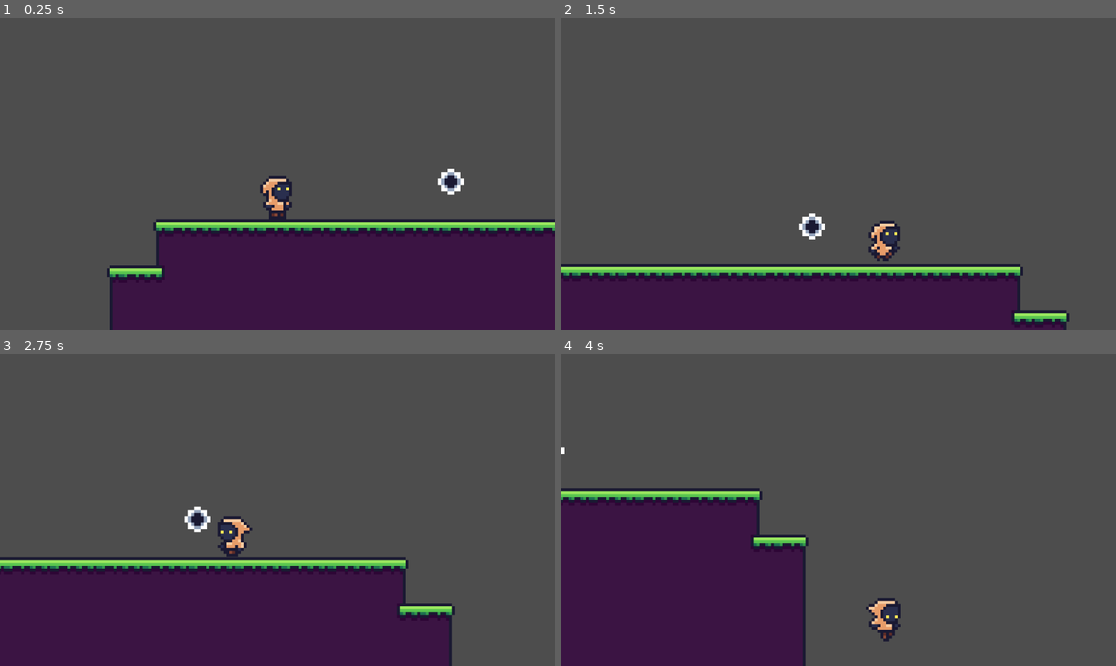
Above: before the commit, frames 1-4 (two rows, left to right).
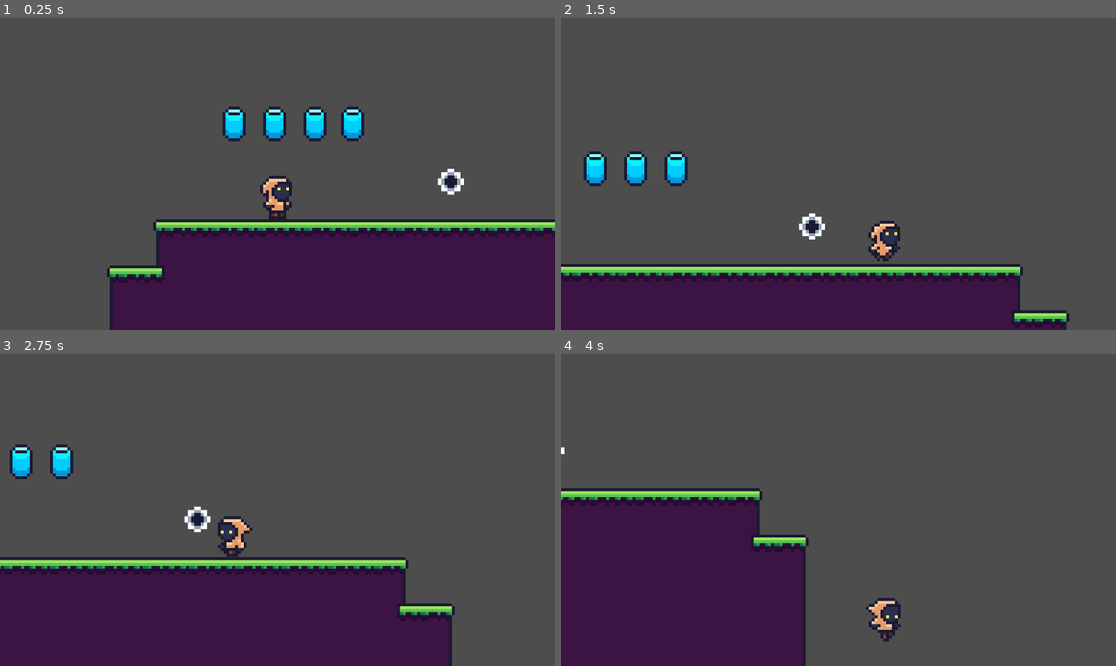
Above: after the commit, the same moments.

Repository: jvifanger/primeiro-jogo-teste
Game: Godot game, scene res://Assets/Scenes/Area functionality/area_template.tscn
Two runs of this game, one before a commit and one after it. Both use one fixed random seed, a clock stepped at 60 frames per second and the inputs below. This scene is started directly instead of the project's main scene.
Inputs:
- Up to frame 1 (0.25 s): no input
- Up to frame 2 (1.5 s): hold D (move_right) from 0.53 s (still down); tap Space (jump) at 0.77 s
- Up to frame 3 (2.75 s): tap Space (jump) at 1.52 s; release D (move_right) at 2.03 s; hold A (move_left) from 2.03 s (still down)
- Up to frame 4 (4 s): release A (move_left) at 2.78 s; hold D (move_right) from 2.78 s (still down); tap Space (jump) at 3.02, 3.77 s

The runs differ from the first frame. In frame 1, 1.6% of the frame differs, in the area x 40-66%, y 28-40%; in frame 2, 1.2%; in frame 3, 0.8%; in frame 4, nothing differs.

Commit message:
Coletáveis
Adicionei alguns coletáveis para o portal poder abrir e passar de level

Diff:
--- a/Assets/Scenes/Area functionality/area_exit.tscn
+++ b/Assets/Scenes/Area functionality/area_exit.tscn
@@ -6,7 +6,7 @@
 [sub_resource type="CircleShape2D" id="CircleShape2D_vf3y3"]
 radius = 13.0
 
-[node name="AreaExit" type="Area2D" node_paths=PackedStringArray("sprite")]
+[node name="AreaExit" type="Area2D" node_paths=PackedStringArray("sprite") groups=["area_exits"]]
 collision_layer = 65536
 script = ExtResource("1_vf3y3")
 sprite = NodePath("Sprite2D")
--- a/Assets/Scenes/Area functionality/area_template.tscn
+++ b/Assets/Scenes/Area functionality/area_template.tscn
@@ -1,9 +1,10 @@
-[gd_scene load_steps=11 format=3 uid="uid://bbl3mt4s1tlwc"]
+[gd_scene load_steps=12 format=3 uid="uid://bbl3mt4s1tlwc"]
 
 [ext_resource type="Texture2D" uid="uid://ntb0befljsre" path="res://Assets/Sprites/tiles_1.png" id="1_uidp5"]
 [ext_resource type="PackedScene" uid="uid://nxblgbvnd4yt" path="res://Assets/Scenes/player.tscn" id="2_3uyhe"]
 [ext_resource type="PackedScene" uid="uid://bigimkpnxlbx0" path="res://Assets/Scenes/moving_plataform_large.tscn" id="2_8wi1m"]
 [ext_resource type="PackedScene" uid="uid://b5lr6d8yya1aj" path="res://Assets/Scenes/Area functionality/area_exit.tscn" id="4_f32ql"]
+[ext_resource type="PackedScene" uid="uid://bsuvpw4yx077g" path="res://Assets/Scenes/energy_cell.tscn" id="5_d6mib"]
 
 [sub_resource type="TileSetAtlasSource" id="TileSetAtlasSource_3uyhe"]
 texture = ExtResource("1_uidp5")
@@ -390,3 +391,17 @@
 
 [node name="AreaExit" parent="." instance=ExtResource("4_f32ql")]
 position = Vector2(1943, -269)
+
+[node name="EnergyCells" type="Node2D" parent="."]
+
+[node name="EnergyCell" parent="EnergyCells" instance=ExtResource("5_d6mib")]
+position = Vector2(1896, -289)
+
+[node name="EnergyCell2" parent="EnergyCells" instance=ExtResource("5_d6mib")]
+position = Vector2(1909, -289)
+
+[node name="EnergyCell3" parent="EnergyCells" instance=ExtResource("5_d6mib")]
+position = Vector2(1868, -289)
+
+[node name="EnergyCell4" parent="EnergyCells" instance=ExtResource("5_d6mib")]
+position = Vector2(1882, -289)
--- a/Assets/Scenes/Areas/area_1.tscn
+++ b/Assets/Scenes/Areas/area_1.tscn
@@ -46,3 +46,15 @@
 
 [node name="MovingPlataformLarge4" parent="MovingPlataforms" index="3"]
 curve = SubResource("Curve2D_nlyig")
+
+[node name="EnergyCell" parent="EnergyCells" index="0"]
+position = Vector2(476, -92)
+
+[node name="EnergyCell2" parent="EnergyCells" index="1"]
+position = Vector2(263, -113)
+
+[node name="EnergyCell3" parent="EnergyCells" index="2"]
+position = Vector2(857, -176)
+
+[node name="EnergyCell4" parent="EnergyCells" index="3"]
+position = Vector2(853, -90)
--- a/Assets/Scenes/Areas/area_2.tscn
+++ b/Assets/Scenes/Areas/area_2.tscn
@@ -53,3 +53,15 @@
 
 [node name="AreaExit" parent="." index="3"]
 position = Vector2(262, -177)
+
+[node name="EnergyCell" parent="EnergyCells" index="0"]
+position = Vector2(304, -176)
+
+[node name="EnergyCell2" parent="EnergyCells" index="1"]
+position = Vector2(136, -142)
+
+[node name="EnergyCell3" parent="EnergyCells" index="2"]
+position = Vector2(56, -46)
+
+[node name="EnergyCell4" parent="EnergyCells" index="3"]
+position = Vector2(-158, -48)
--- a/Assets/Scenes/energy_cell.tscn
+++ b/Assets/Scenes/energy_cell.tscn
@@ -1,14 +1,18 @@
-[gd_scene load_steps=3 format=3 uid="uid://bsuvpw4yx077g"]
+[gd_scene load_steps=4 format=3 uid="uid://bsuvpw4yx077g"]
 
+[ext_resource type="Script" uid="uid://dyq7jkt1olbqy" path="res://Assets/Scripts/energy_cell.gd" id="1_3cltl"]
 [ext_resource type="Texture2D" uid="uid://bmwcakyripy3v" path="res://Assets/Sprites/energy_cell.png" id="1_rpmcq"]
 
 [sub_resource type="RectangleShape2D" id="RectangleShape2D_3uiw7"]
 size = Vector2(10, 14)
 
 [node name="EnergyCell" type="Area2D"]
+script = ExtResource("1_3cltl")
 
 [node name="Sprite2D" type="Sprite2D" parent="."]
 texture = ExtResource("1_rpmcq")
 
 [node name="CollisionShape2D" type="CollisionShape2D" parent="."]
 shape = SubResource("RectangleShape2D_3uiw7")
+
+[connection signal="body_entered" from="." to="." method="_on_body_entered"]
--- a/Assets/Scripts/energy_cell.gd
+++ b/Assets/Scripts/energy_cell.gd
@@ -1 +1,7 @@
 extends Area2D
+
+
+func _on_body_entered(body: Node2D) -> void:
+	if body is PlayerController:
+		GameManager.add_energy_cell()
+		queue_free()
--- a/Assets/Scripts/game_manager.gd
+++ b/Assets/Scripts/game_manager.gd
@@ -2,9 +2,26 @@
 
 var current_area = 1
 var area_path = "res://Assets/Scenes/Areas/"
+
+var energy_cells = 0
+
+func _ready():
+	reset_energy_cells()
 
 func next_level():
 	current_area +=1
 	var full_path = area_path + "area_" + str(current_area) + ".tscn"
 	get_tree().change_scene_to_file(full_path)
 	print("The player has moved to area " + str(current_area))
+
+func set_up_area():
+	reset_energy_cells()
+
+func add_energy_cell():
+	energy_cells += 1
+	if energy_cells >= 4:
+		var portal = get_tree().get_first_node_in_group("area_exits") as AreaExit
+		portal.open()
+
+func reset_energy_cells():
+	energy_cells = 0
